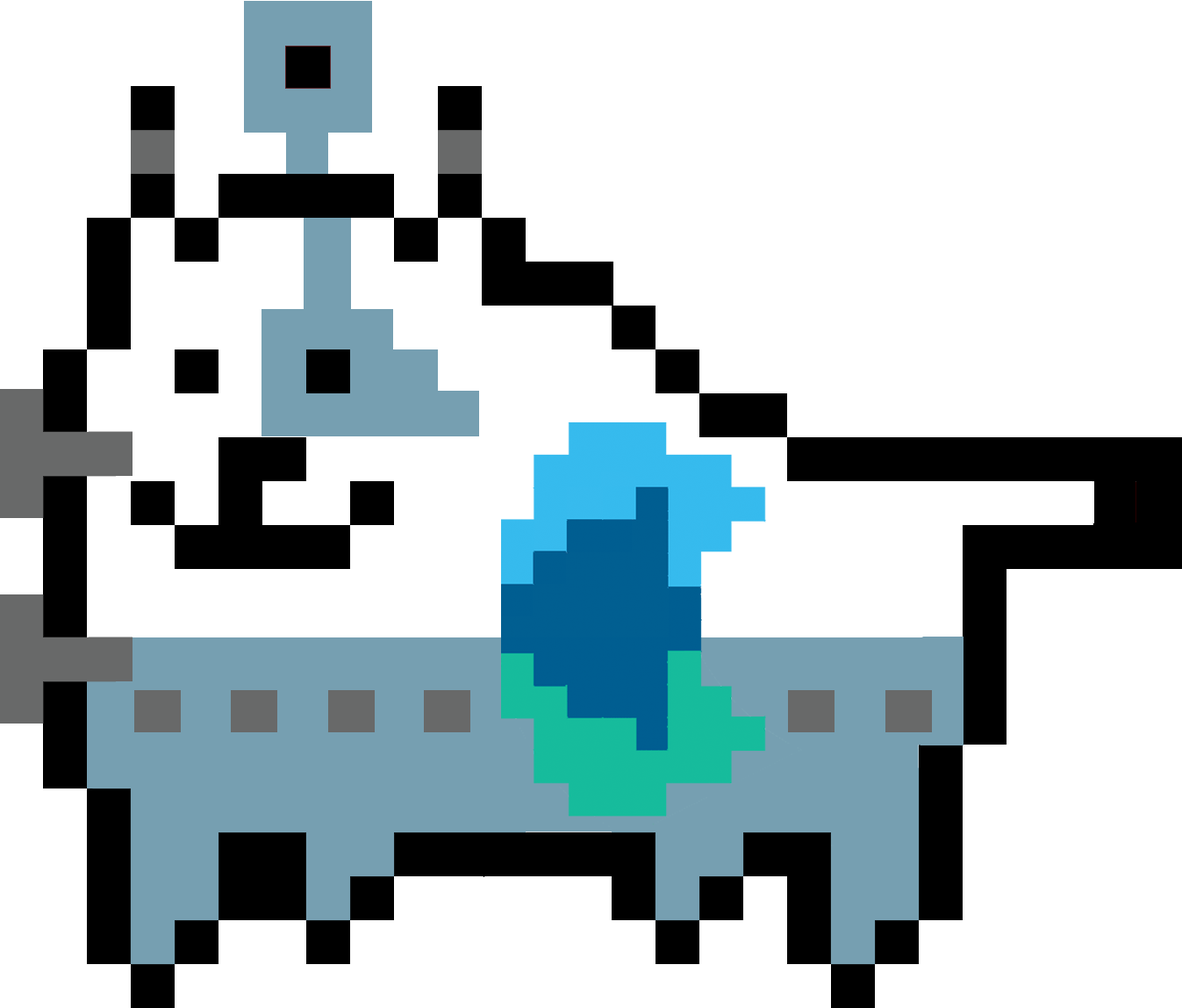
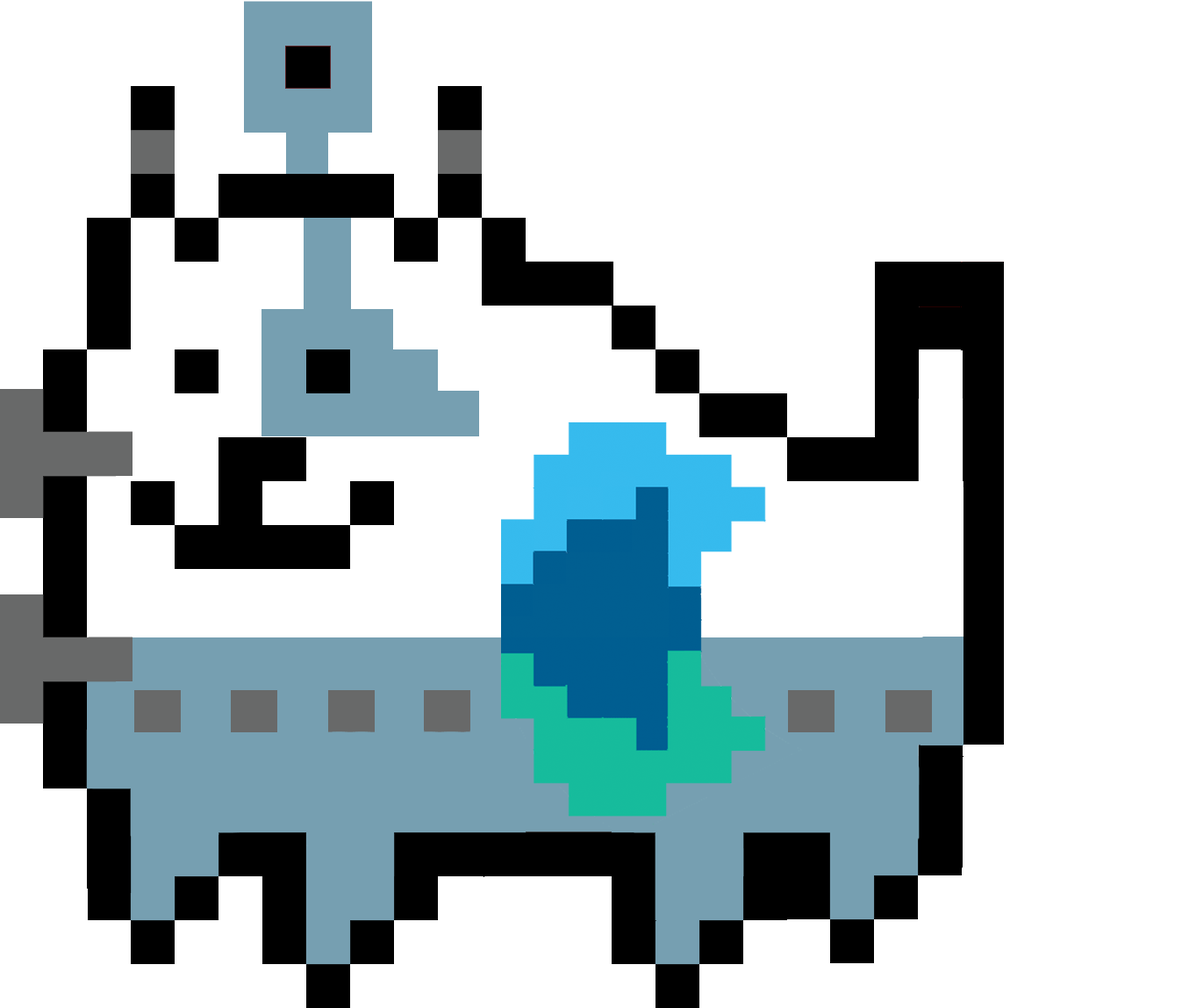
Layer changes from the first w=1182, h=1008 image to the second:
hid "Layer 2", painted on it over [86, 0, 1182, 1008]
showed "Layer 1", painted on it over [86, 0, 1005, 1008]
